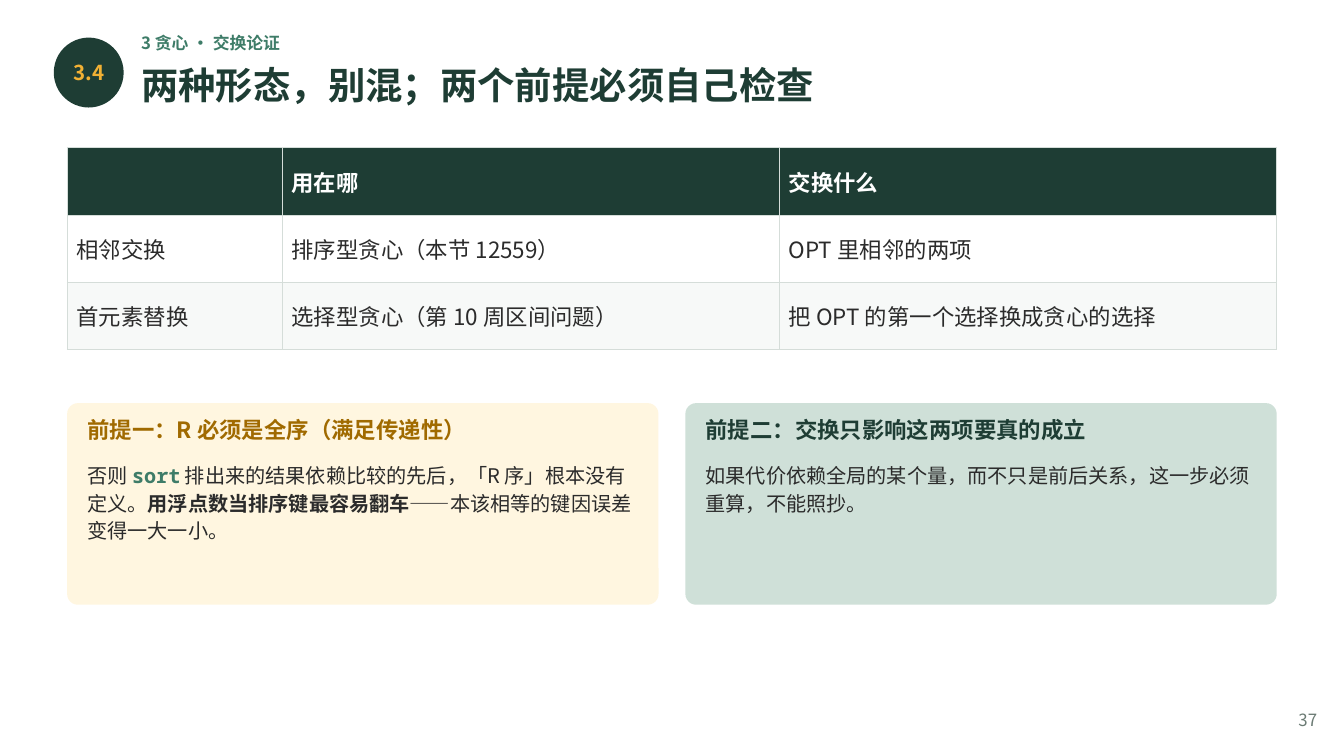
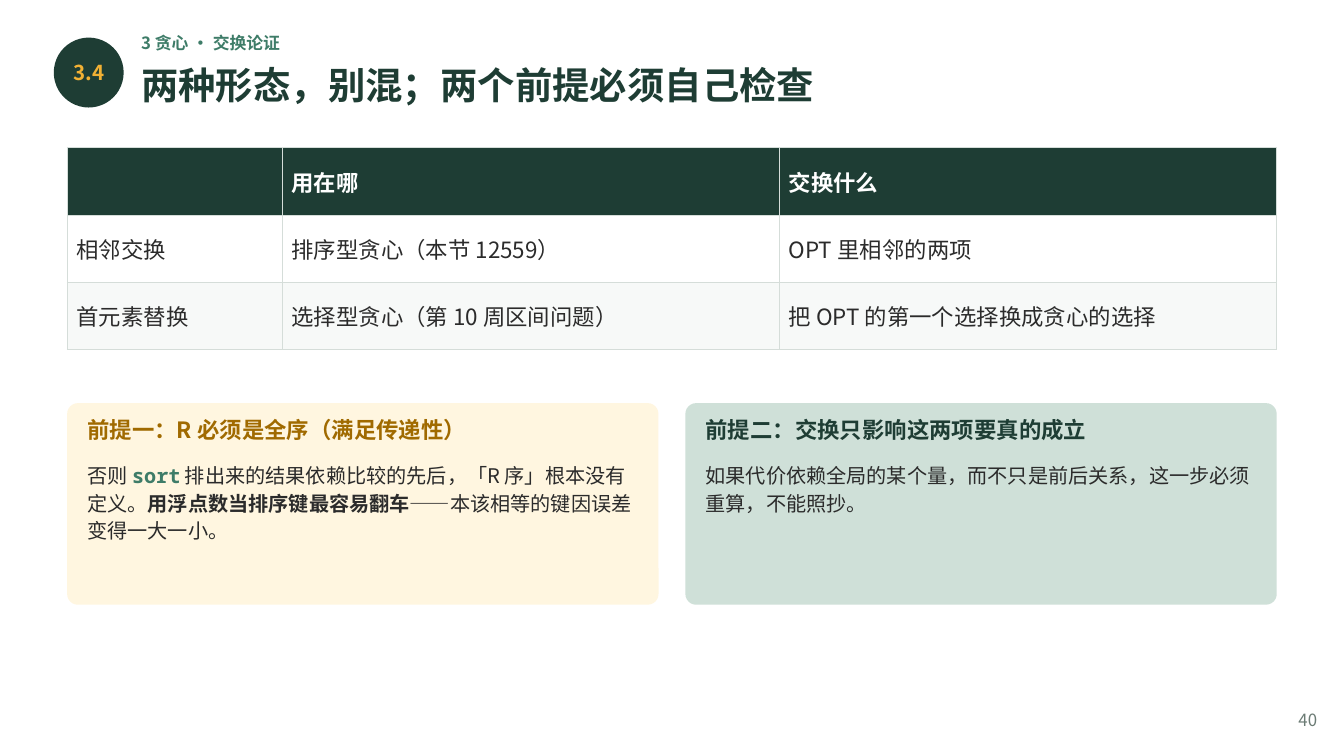
Before and after one commit to GMyhf/2026fall-cs101, a slide deck: slide 40 of courseware/202610_ADS_W06_Matrices_Sorting_Greedy.pptx (slide 37 before the commit). Drawn at 1344x756 pixels with LibreOffice and Linux fonts; fonts in the diff are those of the drawing. Boxes give left, top, right and bottom in pixels: in the first picture for what was removed or moved away, otherwise in the second. Text is boxed around its words. In the diff, an @@ line names an element or a change of style, - is before the commit and + after.

```diff
--- a/courseware/202610_ADS_W06_Matrices_Sorting_Greedy.pptx
+++ b/courseware/202610_ADS_W06_Matrices_Sorting_Greedy.pptx
@@ text at bbox=[1298, 713, 1317, 726]: text changed @@
-37
+40
```
Also in this commit, not shown: 28 other slides changed, 3 slides added.
